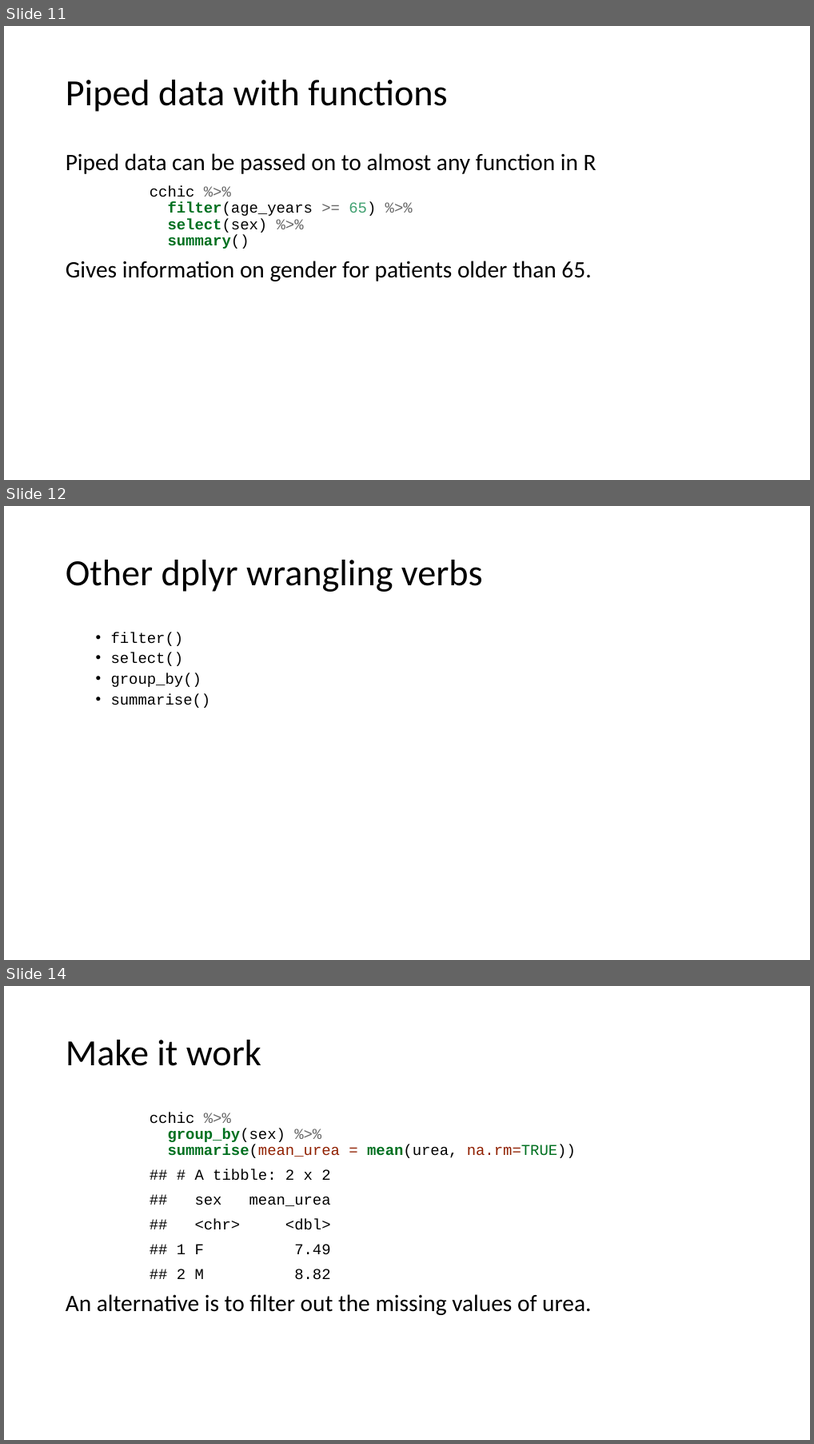
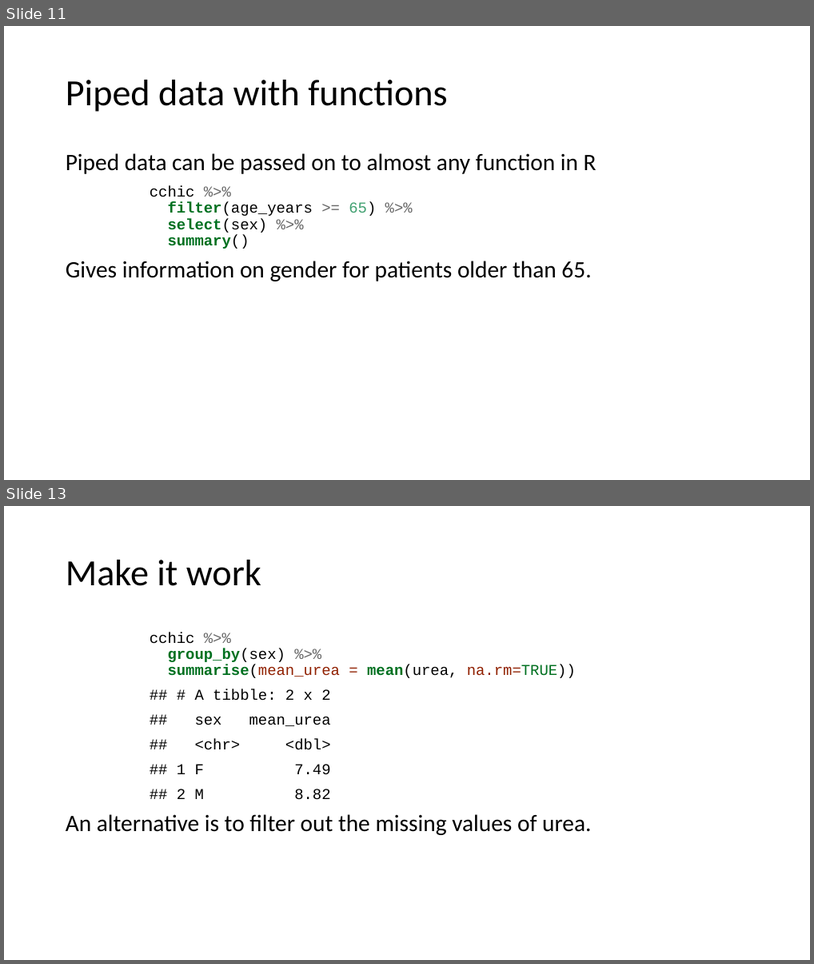
Before and after one commit to uclh-criu/learning-datascience, a slide deck: sessions/6-manipulate-data.pptx. Shown one above the other, each under a label of ours: slides 11, 12 and 14 before the commit, slides 11 and 13 after it; the slides between them are not shown. The pictures are 814x1444 and 814x964 pixels, drawn with LibreOffice and Linux fonts; fonts in the diff are those of the drawing. Boxes give left, top, right and bottom in pixels: in the first picture for what was removed or moved away, otherwise in the second. Text is boxed around its words. In the diff, an @@ line names an element or a change of style, - is before the commit and + after.

```diff
--- a/sessions/6-manipulate-data.pptx
+++ b/sessions/6-manipulate-data.pptx
@@ slide 12 removed at (4, 506, 810, 960), background #FFFFFF @@
@@ title removed at (66, 560, 483, 592) @@
-Other dplyr wrangling verbs
@@ text removed at (111, 632, 211, 708) @@
-  • filter()
-  • select()
-  • group_by()
-  • summarise()
@@ what was slide 14 is now slide 13 @@
```
Also in this commit, not shown: 2 slides changed, 16 other files.
